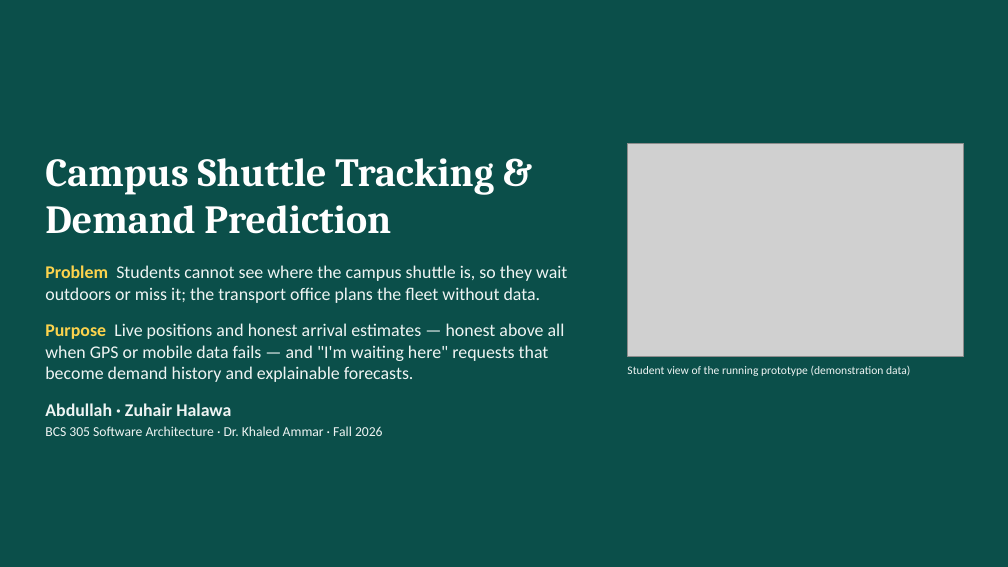
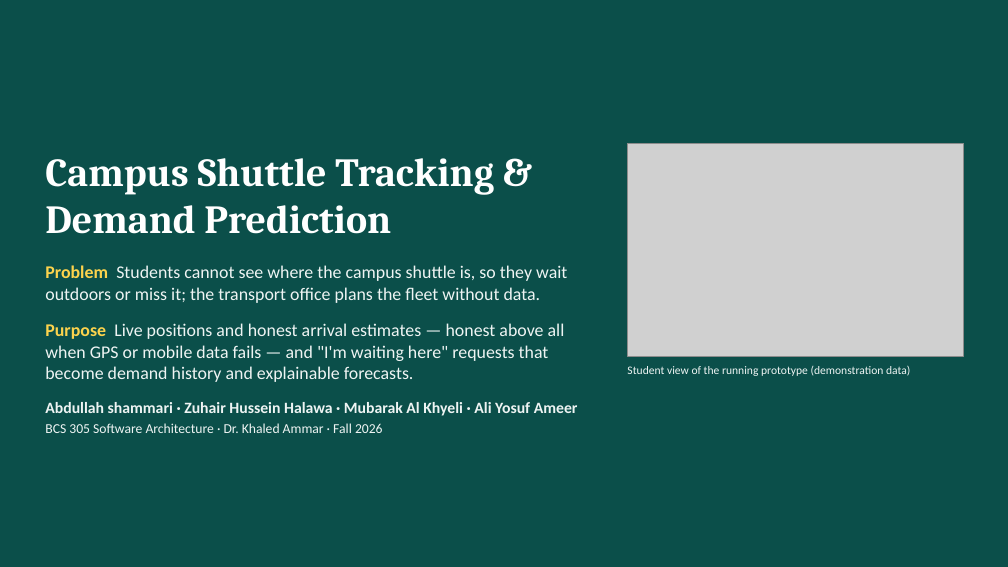
Before and after one commit to abdullahshammari796-ctrl/CampusShuttle, a slide deck: slide 1 of docs/presentation/campus-shuttle-presentation.pptx. Drawn at 1008x567 pixels with LibreOffice and Linux fonts; fonts in the diff are those of the drawing; grey boxes stand for pictures. Boxes give left, top, right and bottom in pixels: in the first picture for what was removed or moved away, otherwise in the second. Text is boxed around its words. In the diff, an @@ line names an element or a change of style, - is before the commit and + after.

```diff
--- a/docs/presentation/campus-shuttle-presentation.pptx
+++ b/docs/presentation/campus-shuttle-presentation.pptx
@@ text at (45, 402, 578, 416): text changed; size 17 to 15 pt @@
-Abdullah · Zuhair Halawa
+Abdullah shammari · Zuhair Hussein Halawa · Mubarak Al Khyeli · Ali Yosuf Ameer
```
Also in this commit, not shown: 1 other slide changed, 18 other files.
